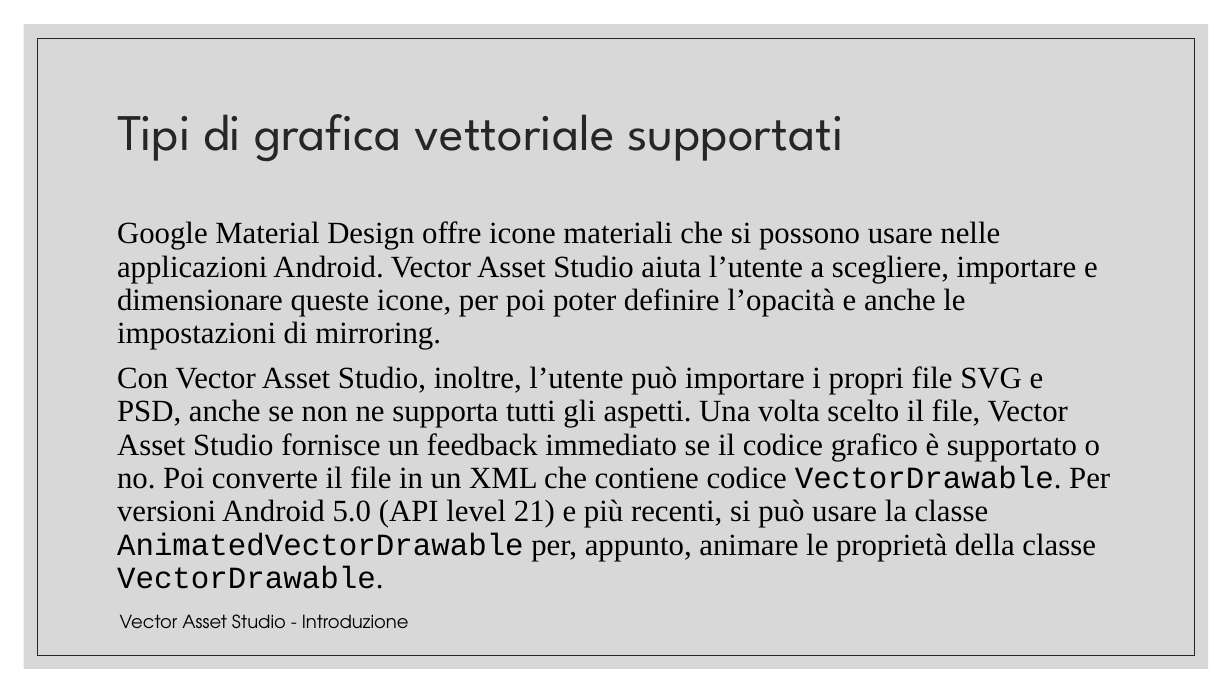
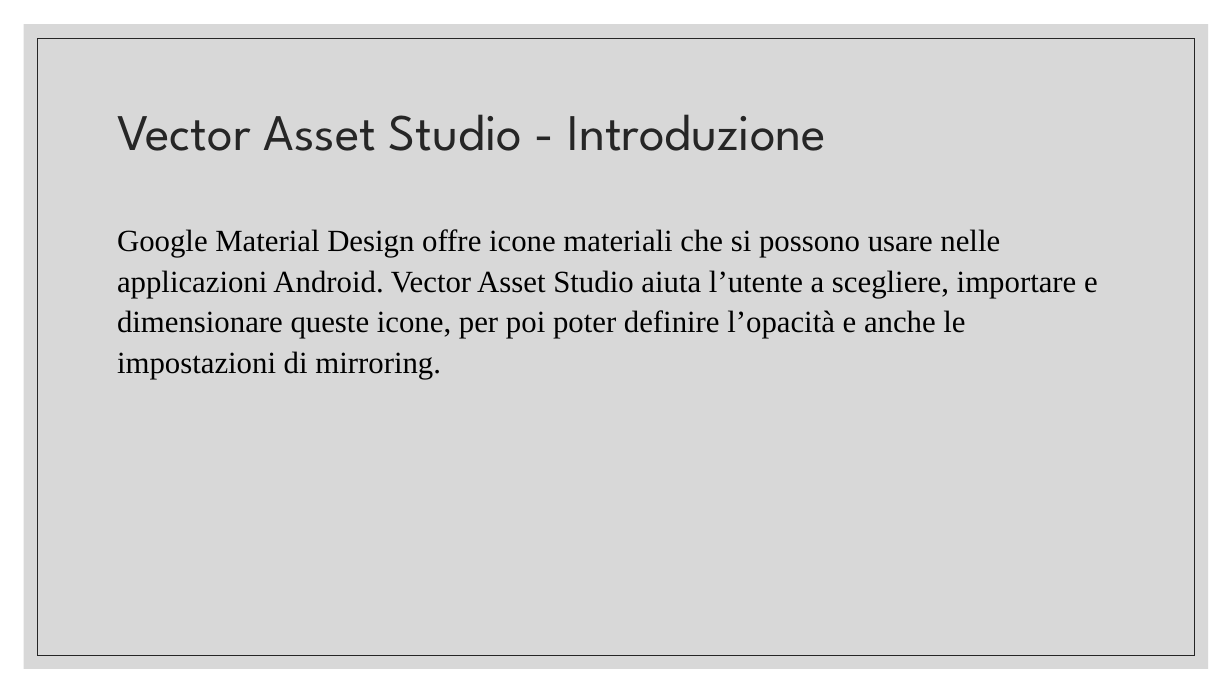
Before and after one commit to tizianotaglienti/Colleghi-Ristretti, a slide deck: slide 5 of Vector asset studio.pptx. Drawn at 1232x693 pixels with LibreOffice and Linux fonts; fonts in the diff are those of the drawing. Boxes give left, top, right and bottom in pixels: in the first picture for what was removed or moved away, otherwise in the second. Text is boxed around its words. In the diff, an @@ line names an element or a change of style, - is before the commit and + after.

```diff
--- a/Vector asset studio.pptx
+++ b/Vector asset studio.pptx
@@ title at [117, 114, 826, 151]: text changed @@
-Tipi di grafica vettoriale supportati
+Vector Asset Studio - Introduzione
@@ text "Google Material Design offre icone ..." at [117, 229, 1098, 379]: size 24.1 to 24 pt; line spacing 0.9 to 1.1 @@
@@ text at [117, 366, 1110, 589]: paragraph removed @@
-Con Vector Asset Studio, inoltre, l’utente può importare i propri file SVG e PSD, anche se non ne supporta tutti gli aspetti. Una volta scelto il file, Vector Asset Studio fornisce un feedback immediato se il codice grafico è supportato o no. Poi converte il file in un XML che contiene codice VectorDrawable. Per versioni Android 5.0 (API level 21) e più recenti, si può usare la classe AnimatedVectorDrawable per, appunto, animare le proprietà della classe VectorDrawable.
@@ text removed at [120, 614, 409, 629] @@
-Vector Asset Studio - Introduzione
```
Also in this commit, not shown: 34 other slides changed, 1 slide added, 1 slide removed.
